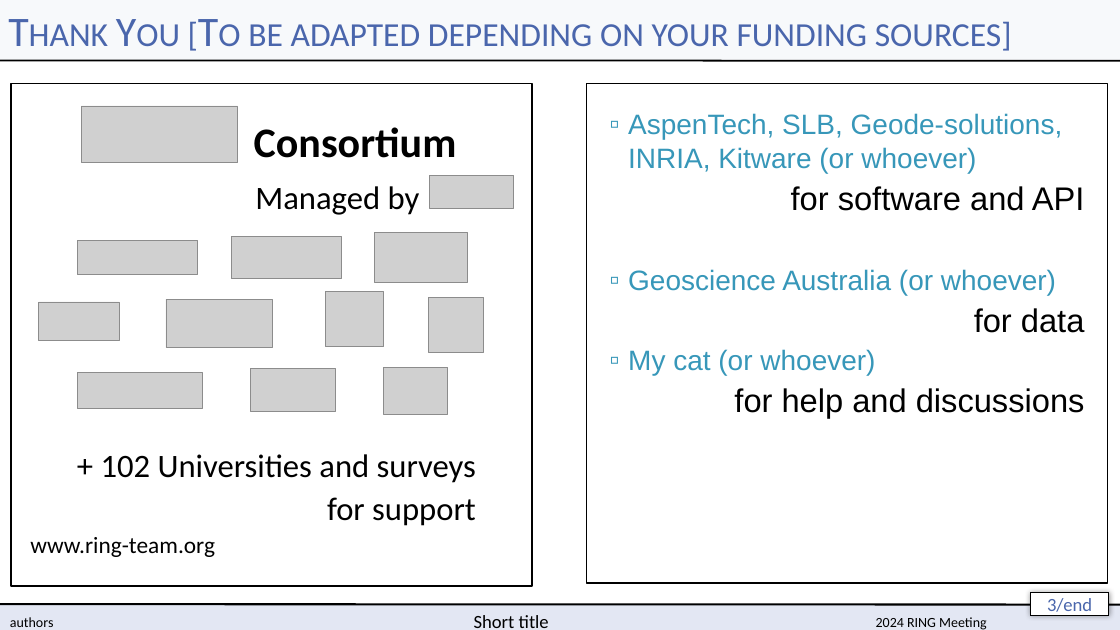
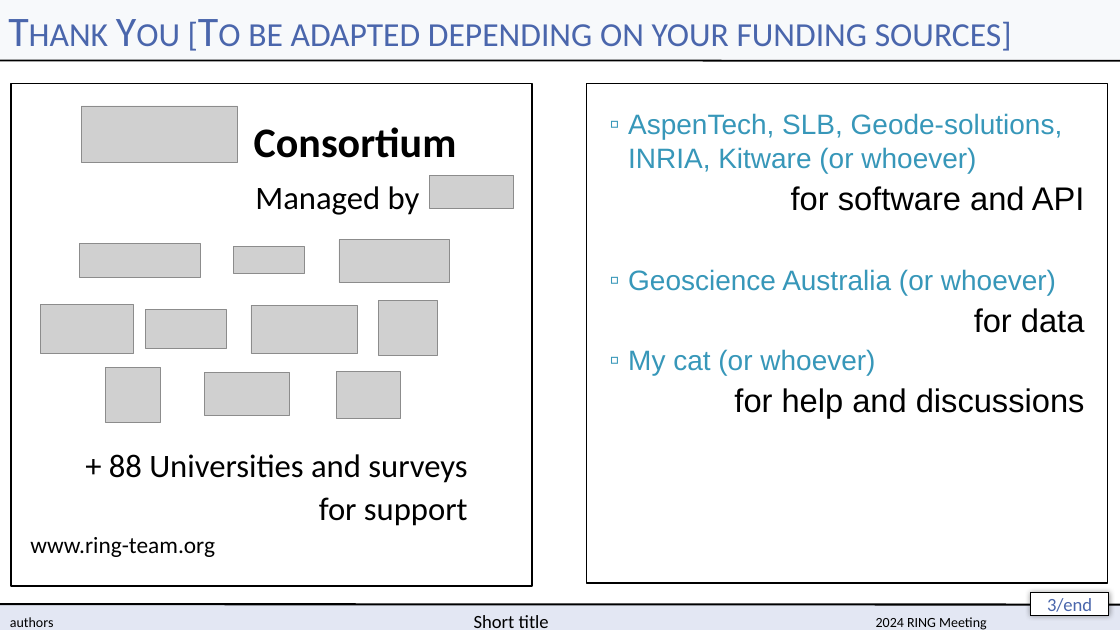
Before and after one commit to ring-papers/RINGMeeting_template, a slide deck: slide 3 of slides/RINGMeeting_slides.potx. Drawn at 1120x630 pixels with LibreOffice and Linux fonts; fonts in the diff are those of the drawing; grey boxes stand for pictures; background and template pictures are left out. Boxes give left, top, right and bottom in pixels: in the first picture for what was removed or moved away, otherwise in the second. Text is boxed around its words. In the diff, an @@ line names an element or a change of style, - is before the commit and + after.

```diff
--- a/slides/RINGMeeting_slides.potx
+++ b/slides/RINGMeeting_slides.potx
@@ rectangle: place and size @@
-rectangle at <box>29,223,490,422</box>
+rectangle at <box>17,224,477,423</box>
@@ picture added at <box>234,246,304,273</box> @@
@@ picture: place and size @@
-picture at <box>231,236,341,279</box>
+picture at <box>339,240,450,283</box>
@@ picture: place and size @@
-picture at <box>375,233,468,282</box>
+picture at <box>40,304,134,354</box>
@@ picture: place and size @@
-picture at <box>39,302,119,340</box>
+picture at <box>146,309,227,348</box>
@@ picture: place and size @@
-picture at <box>166,299,272,348</box>
+picture at <box>251,305,357,354</box>
@@ picture: place and size @@
-picture at <box>325,292,384,346</box>
+picture at <box>379,300,438,355</box>
@@ picture removed at <box>77,373,202,409</box> @@
@@ picture: place and size @@
-picture at <box>429,297,483,352</box>
+picture at <box>106,367,160,422</box>
@@ picture: place and size @@
-picture at <box>250,369,336,412</box>
+picture at <box>204,372,290,415</box>
@@ picture: place and size @@
-picture at <box>384,367,448,414</box>
+picture at <box>336,371,400,418</box>
@@ text at <box>109,454,467,483</box>: text changed @@
-+ 102 Universities and surveys
++ 88 Universities and surveys
```
Also in this commit, not shown: 1 other file.
